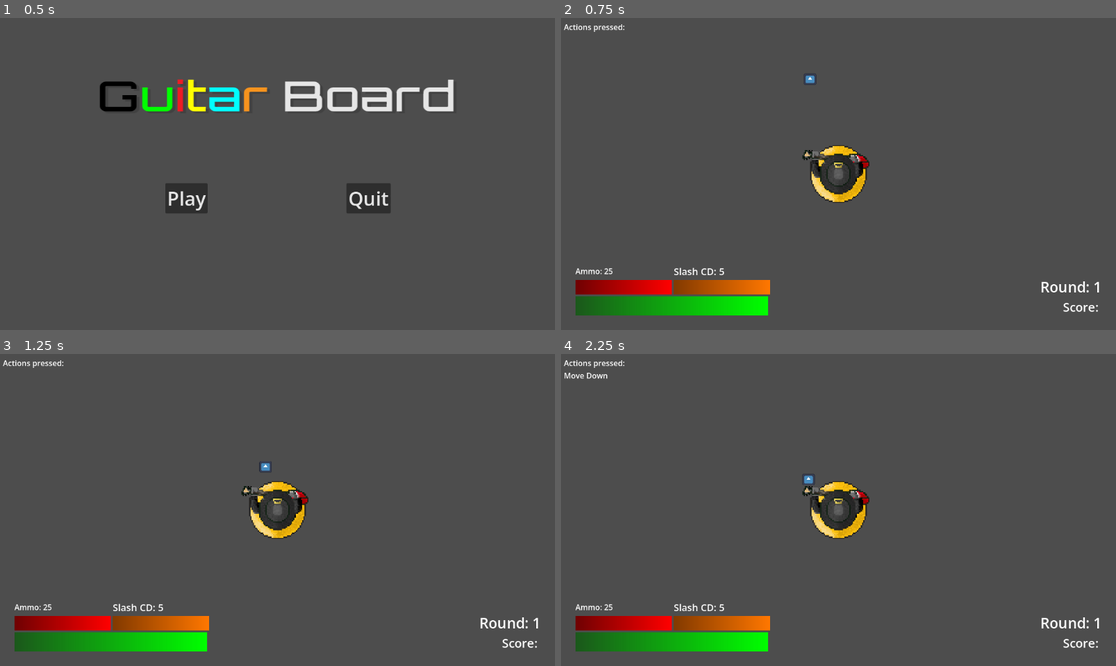
Above: before the commit, frames 1-4 (two rows, left to right).
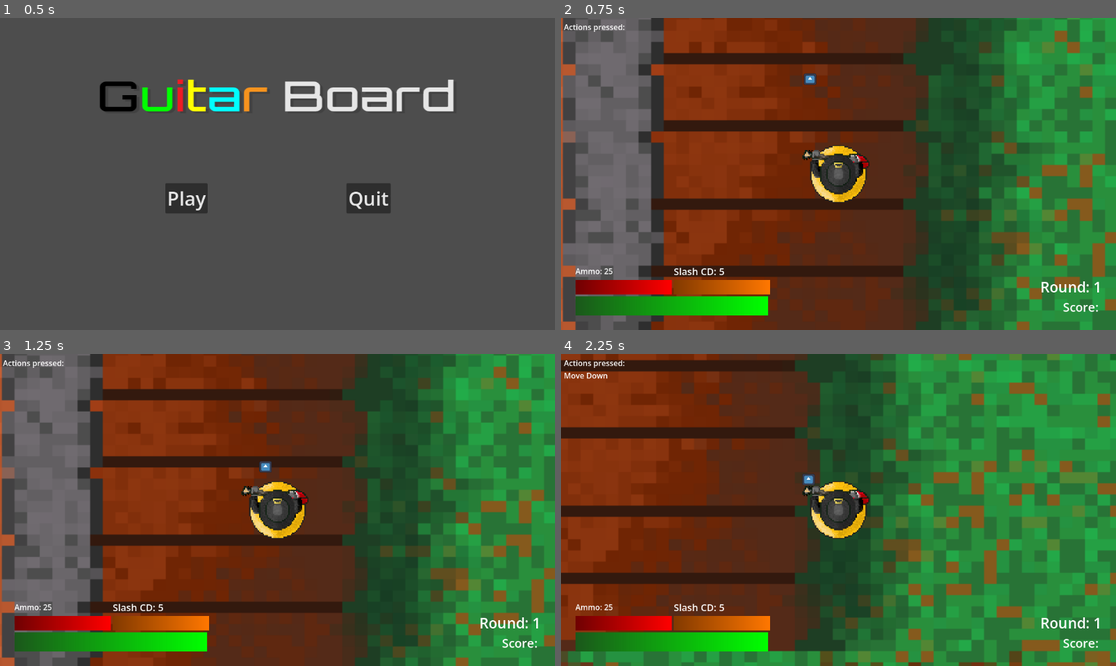
Above: after the commit, the same moments.

Repository: Rhyslan/GuitarBoard_Game
Game: Godot game, scene res://scenes/title/title_screen.tscn
Two runs of this game, one before a commit and one after it. Both use one fixed random seed, a clock stepped at 60 frames per second and the inputs below. The engine's default icon, where the game draws it, is replaced by a stand-in: a white triangle on a blue panel in a dark square.
Inputs:
- Up to frame 1 (0.5 s): no input
- Up to frame 2 (0.75 s): click "Play" at 0.5 s
- Up to frame 3 (1.25 s): no input
- Up to frame 4 (2.25 s): hold D (Right) 1.28-2.03 s; hold Left (Attack) 1.28-2.03 s; tap Space (Jump) at 1.52 s; tap 4 (Dash) at 1.55, 2.1 s; hold S (Down) from 2.03 s (still down)

Frame 1 is identical in both runs. In frame 2, 86% of the frame differs, in the area x 0-100%, y 0-100%; in frame 3, 86%; in frame 4, 94%.

Commit message:
Add dash and cooldown

Diff:
--- a/guitar-board/entities/player/player.gd
+++ b/guitar-board/entities/player/player.gd
@@ -21,8 +21,9 @@
 @export var max_slash_cooldown := 5.0
 @export var slash_cd_speed := 5.0
 @export_group("Dash")
-@export var max_dash_cooldown := 2
-@export var dash_speed_multiplier := 2
+@export var max_dash_cooldown := 2.0
+@export var dash_cd_speed := 5.0
+@export var dash_speed_multiplier := 2.0
 @export_group("Shield")
 @export var max_shield_amount := 100
 @export var shield_deplete_rate := 5
@@ -40,6 +41,8 @@
 var is_reloading := false
 var is_beam_refilling := false
 var is_slash_cooldown := false
+var is_dashing := false
+var is_dash_cooldown := false
 
 @onready var bullets_remaining: float = max_bullet_count
 @onready var beam_remaining: float = max_beam_amount
@@ -50,6 +53,7 @@
 @onready var attack_spawn := $AttackSpawn
 @onready var health := max_health
 @onready var slash_cooldown := max_slash_cooldown
+@onready var dash_cooldown := max_dash_cooldown
 
 
 func _ready() -> void:
@@ -80,8 +84,11 @@
 	rotation += deg_to_rad(rot_vel * rot_speed)
 
 	# Movement
-	var input_dir = Input.get_vector("Left", "Right", "Up", "Down")
-	velocity = input_dir * speed
+	var input_dir := Input.get_vector("Left", "Right", "Up", "Down")
+	if is_dashing:
+		velocity = (input_dir * speed) * dash_speed_multiplier
+	else:
+		velocity = input_dir * speed
 
 	# Actions
 	selectedActions["gun"] = Input.is_action_pressed("Gun")
@@ -197,7 +204,19 @@
 
 
 func dash():
-	print("dashed")
+	if not is_dash_cooldown:
+		is_dashing = true
+		get_tree().create_timer(0.5).timeout.connect(func(): is_dashing = false)
+
+
+func cooldown_dash(delta: float):
+	if is_dash_cooldown:
+		if dash_cooldown > 0:
+			dash_cooldown -= dash_cd_speed * delta
+
+		if dash_cooldown <= 0:
+			is_dash_cooldown = false
+			dash_cooldown = max_dash_cooldown
 
 
 func shield():
--- a/guitar-board/scenes/test/test.tscn
+++ b/guitar-board/scenes/test/test.tscn
@@ -2,6 +2,7 @@
 
 [ext_resource type="Script" uid="uid://ch6mhsl4nbe4e" path="res://scenes/test/test.gd" id="1_da6vm"]
 [ext_resource type="PackedScene" uid="uid://bg6bi64miavng" path="res://entities/player/player.tscn" id="2_st4qh"]
+[ext_resource type="Texture2D" uid="uid://csf0vja8c25c7" path="res://assets/map/Tile1.png" id="3_k6n02"]
 [ext_resource type="Script" uid="uid://bhyhscjyq2jpa" path="res://scenes/test/ui.gd" id="3_st4qh"]
 [ext_resource type="Script" uid="uid://cmh6c1tpt43tt" path="res://scenes/test/spawn_timer.gd" id="4_51e2l"]
 [ext_resource type="PackedScene" uid="uid://b0j21hee1km24" path="res://entities/enemies/mob.tscn" id="5_oj4i3"]
@@ -62,6 +63,11 @@
 
 [node name="Test" type="Node2D" unique_id=1115389140]
 script = ExtResource("1_da6vm")
+
+[node name="Sprite2D" type="Sprite2D" parent="." unique_id=539078965]
+position = Vector2(2289.5, 1898.5)
+scale = Vector2(2.9079168, 2.5820832)
+texture = ExtResource("3_k6n02")
 
 [node name="UI Canvas" type="CanvasLayer" parent="." unique_id=290768885]
 
@@ -247,13 +253,6 @@
 [node name="BG Canvas" type="CanvasLayer" parent="." unique_id=976736944]
 layer = -30
 
-[node name="ColorRect" type="ColorRect" parent="BG Canvas" unique_id=1070211585]
-visible = false
-offset_top = 4.0
-offset_right = 3120.0
-offset_bottom = 1706.0
-color = Color(0, 0, 0, 1)
-
 [node name="Player" parent="." unique_id=2057214509 node_paths=PackedStringArray("ui") instance=ExtResource("2_st4qh")]
 position = Vector2(1482, 901)
 platform_floor_layers = 4294901760
